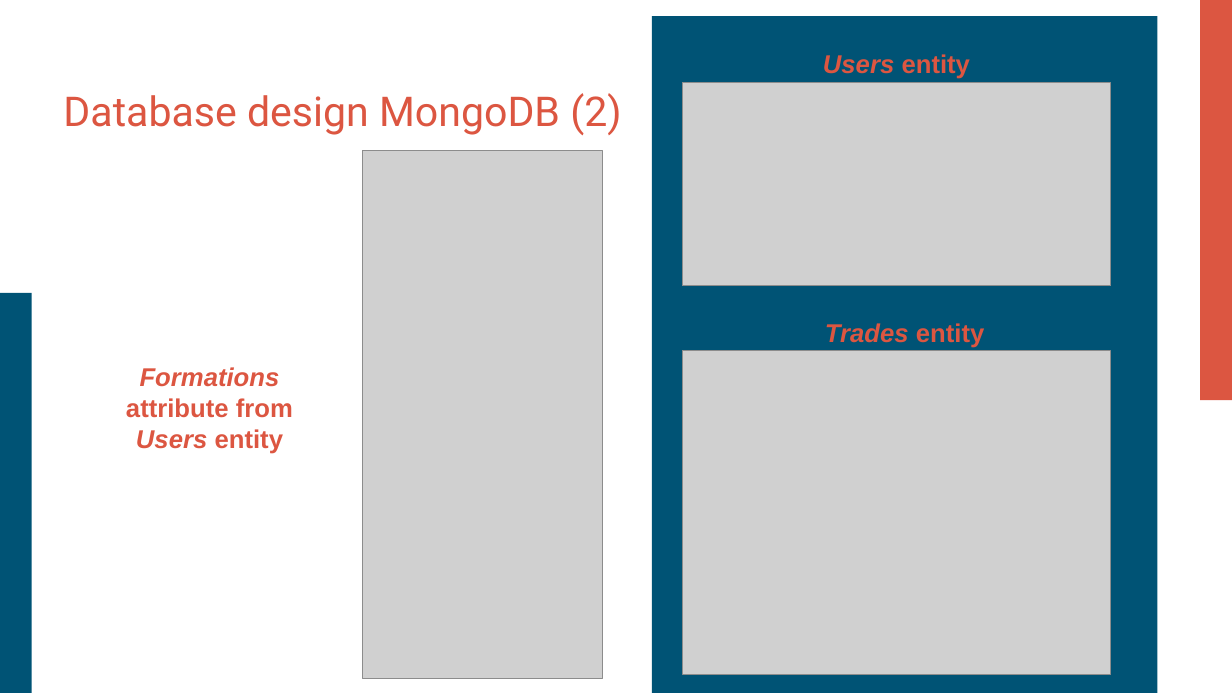
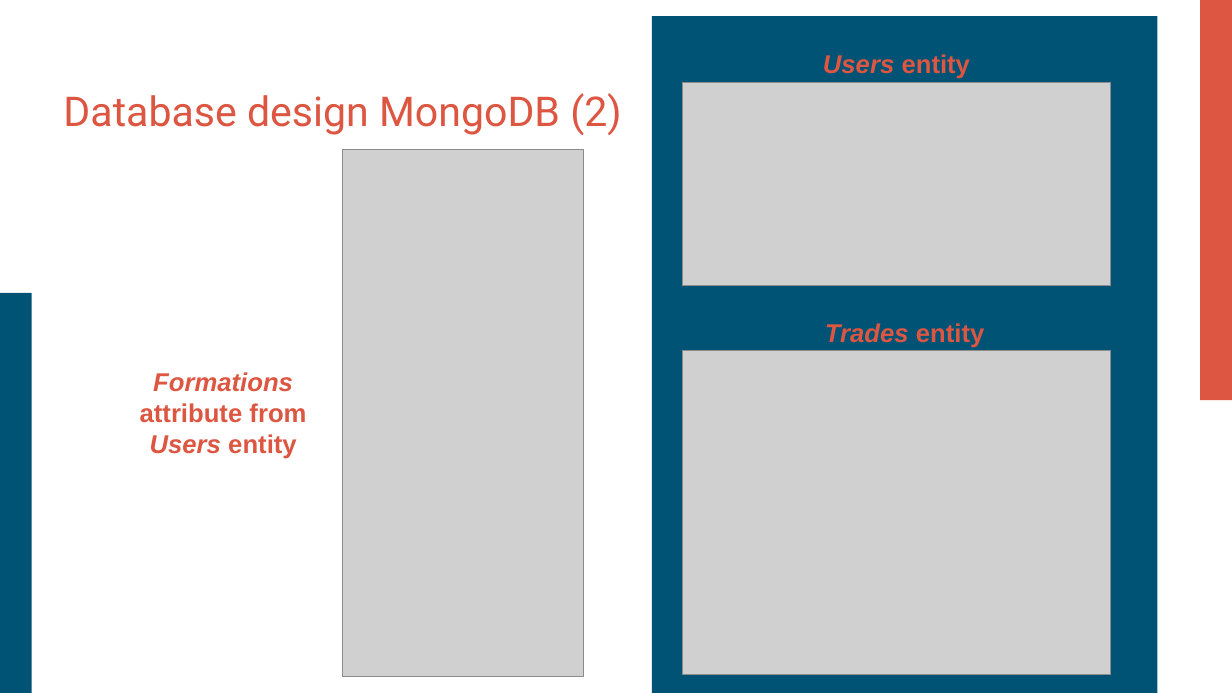
Before and after one commit to Plaza99/FantaManager, a slide deck: slide 7 of FantaManager-Presentation.pptx. Drawn at 1232x693 pixels with LibreOffice and Linux fonts; fonts in the diff are those of the drawing; grey boxes stand for pictures. Boxes give left, top, right and bottom in pixels: in the first picture for what was removed or moved away, otherwise in the second. Text is boxed around its words. In the diff, an @@ line names an element or a change of style, - is before the commit and + after.

```diff
--- a/FantaManager-Presentation.pptx
+++ b/FantaManager-Presentation.pptx
@@ picture: place and size @@
-picture at bbox=[362, 151, 603, 678]
+picture at bbox=[343, 150, 583, 677]
@@ text "Formations attribute from": place and size @@
-text "Formations attribute from" at bbox=[126, 367, 293, 454]
+text "Formations attribute from" at bbox=[140, 372, 306, 459]
```
Also in this commit, not shown: 6 other slides changed, 1 slide added.
